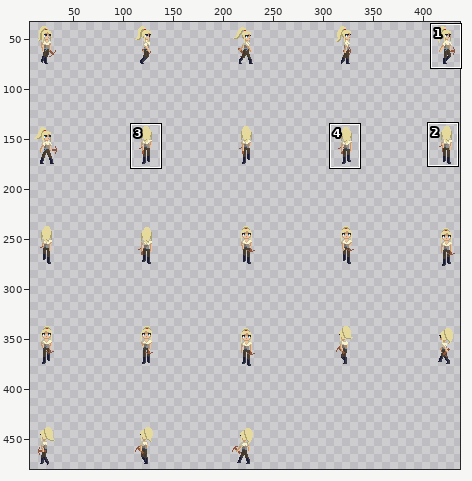
One commit to this sprite sheet: Assets/Sprites/Rue/Done anims/Bow/Rue_Walk_w-Crossbow_sprite-Sheet.png. The picture above shows the old version from afar; the outline marks the close-up.
Close-up. Before the edit:
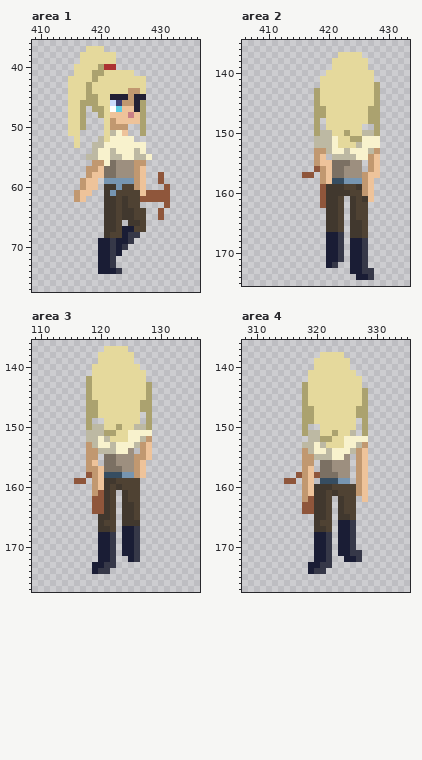
The file is 500x500 pixels. Shown: area 1: x 409..436, y 36..77; area 2: x 406..433, y 135..175; area 3: x 109..136, y 136..177; area 4: x 308..335, y 136..177. The wide view leaves out empty margins. The commit also changed other parts of the picture, which this record leaves out.
After the commit:
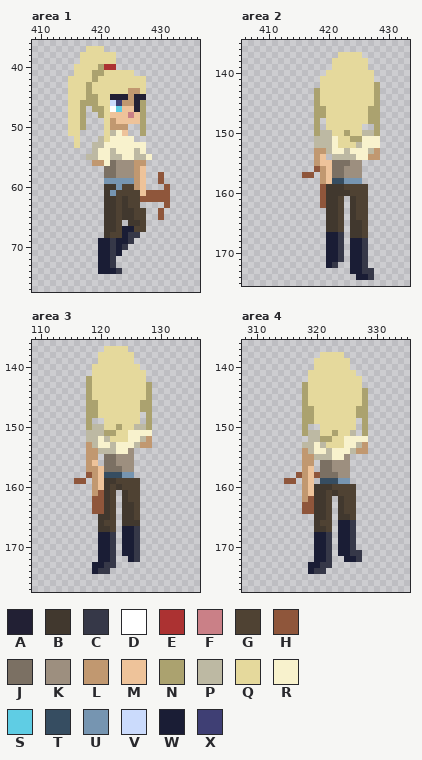
Palette (. is transparent): A #222034  B #41382e  C #363848  D #ffffff  E #ac3232  F #ca8087  G #4f4233  H #8f563b  J #7b7063  K #9d8f7f  L #c19870  M #eec39a  N #aba26f  P #bdb9a3  Q #e5d99c  R #f8f2cd  S #5fcde4  T #364d61  U #7695b1  V #cbdbfc  W #1a1d35  X #3f3f74
Diff:
Area 1:
y 57: x 418..420 LLM -> ...
y 58: x 418..420 LMM -> ...
y 59..60: x 417..419 LMM -> ...
y 61: x 416..418 LMM -> ...
y 62: x 416..417 LM -> ..
Area 2:
y 154: x 428 M -> L
y 155..156: x 427..428 LM -> ..
y 157: x 426..428 LMM -> ...
y 158: x 426..427 LM -> ..
y 159: x 425..427 BLM -> GG.
y 160: x 426..427 LM -> G.
y 161: x 426..427 BM -> G.
Area 3:
y 153: x 128 M -> L
y 154: x 127..128 LM -> ..
y 155: x 126..128 LLM -> ...
y 156..158: x 126..127 LM -> ..
Area 4:
y 154: x 328 M -> L
y 155..161: x 327..328 LM -> ..
y 162: x 328 M -> .
Pixel boxes of the changes (left, top, right, bottom) in both close-ups:
erased: (74, 166, 104, 202)
changed: (356, 154, 380, 202)
changed: (134, 442, 152, 478)
changed: (356, 448, 368, 502)
